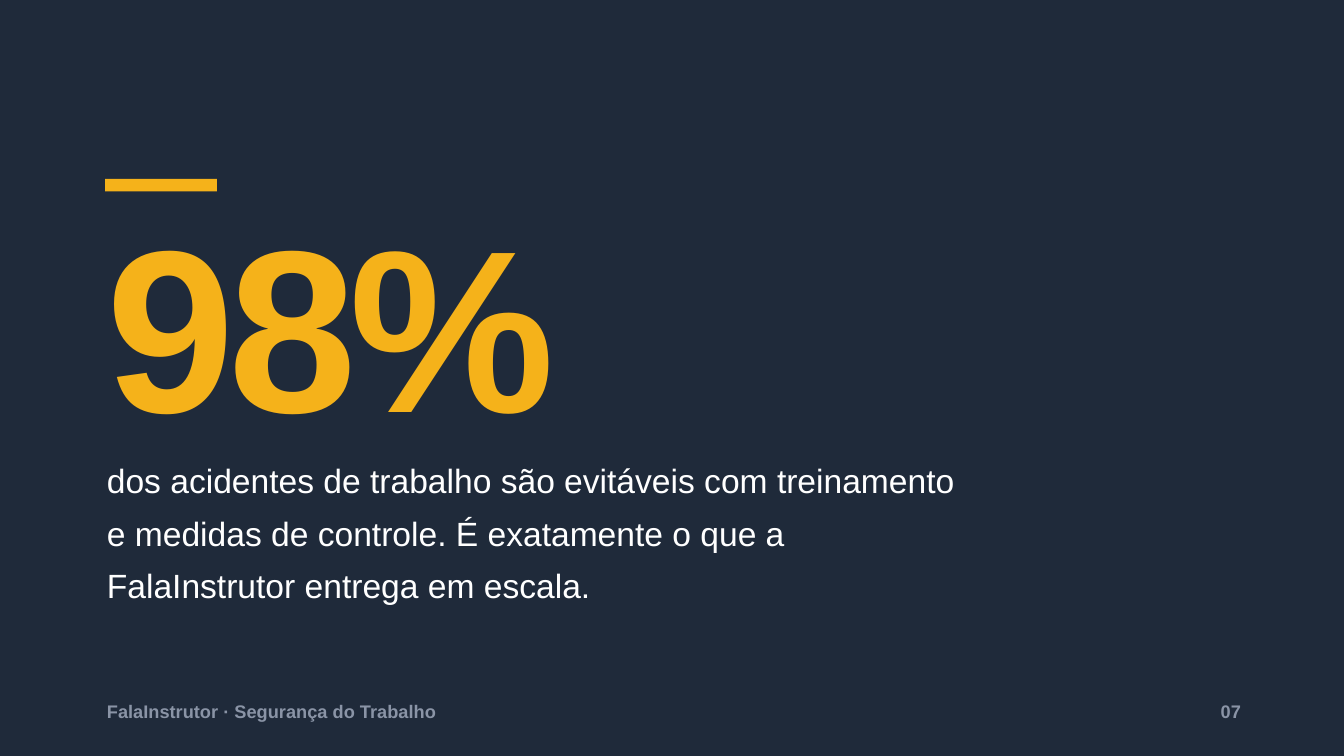
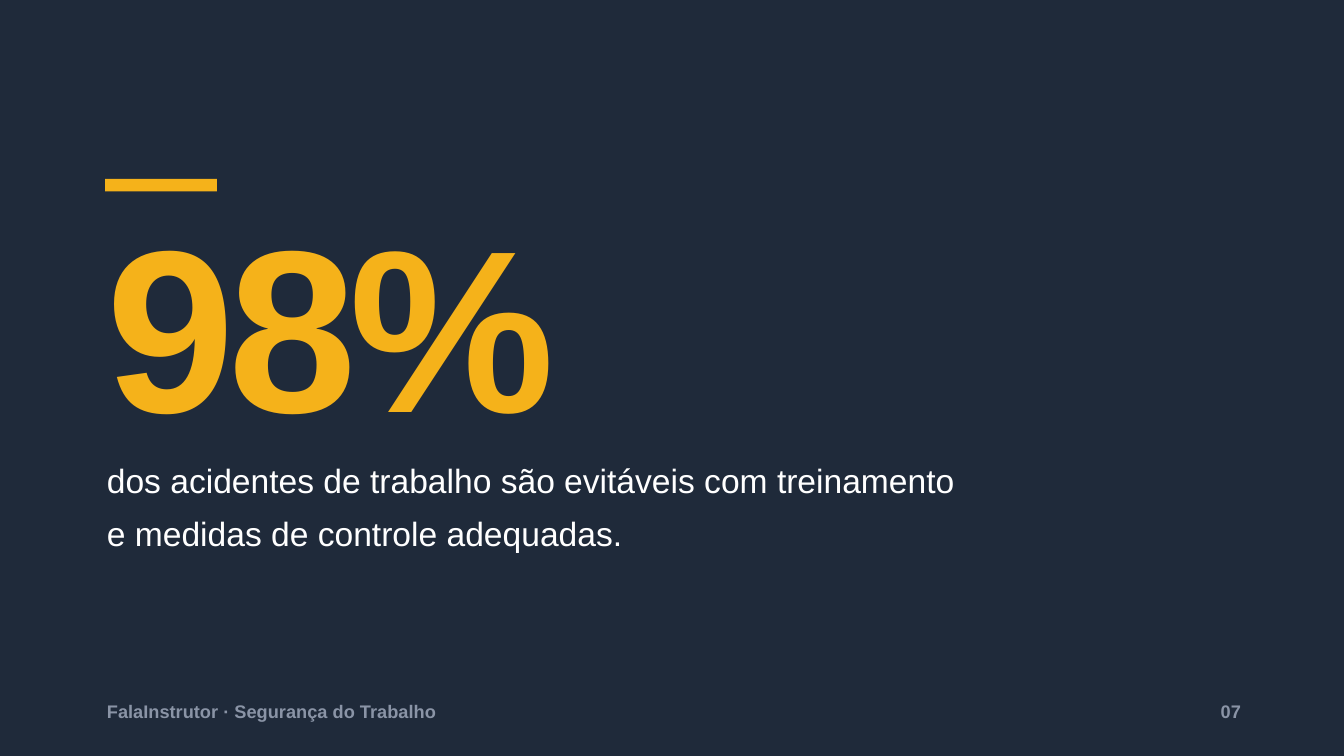
Before and after one commit to Adriano2/FALAINSTRUTOR-UNIFICADO, a slide deck: slide 7 of docs/FalaInstrutor-Pitch.pptx. Drawn at 1344x756 pixels with LibreOffice and Linux fonts; fonts in the diff are those of the drawing. Boxes give left, top, right and bottom in pixels: in the first picture for what was removed or moved away, otherwise in the second. Text is boxed around its words. In the diff, an @@ line names an element or a change of style, - is before the commit and + after.

```diff
--- a/docs/FalaInstrutor-Pitch.pptx
+++ b/docs/FalaInstrutor-Pitch.pptx
@@ text at bbox=[107, 468, 954, 552]: text changed @@
-dos acidentes de trabalho são evitáveis com treinamento e medidas de controle. É exatamente o que a FalaInstrutor entrega em escala.
+dos acidentes de trabalho são evitáveis com treinamento e medidas de controle adequadas.
```
Also in this commit, not shown: 5 other slides changed.
